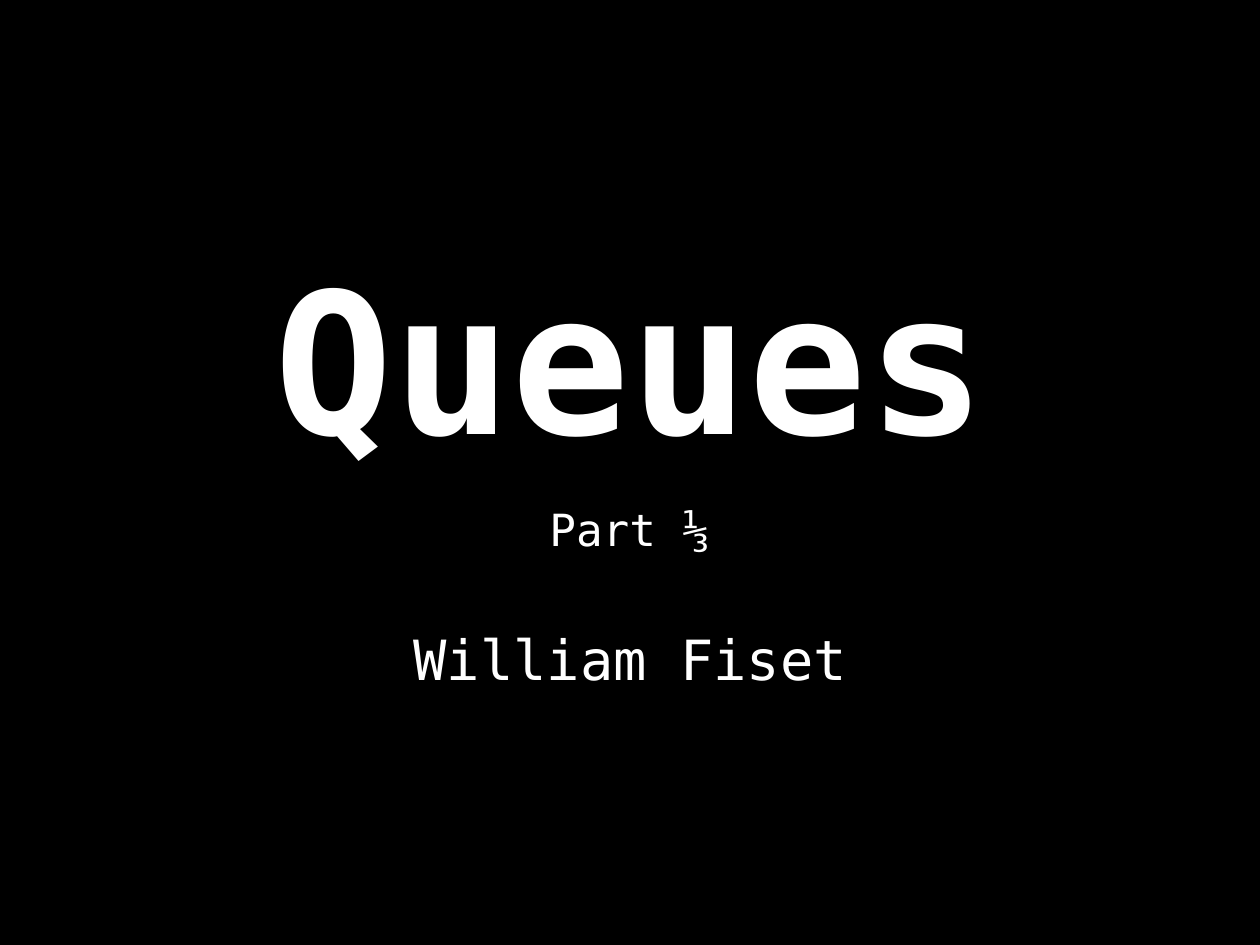
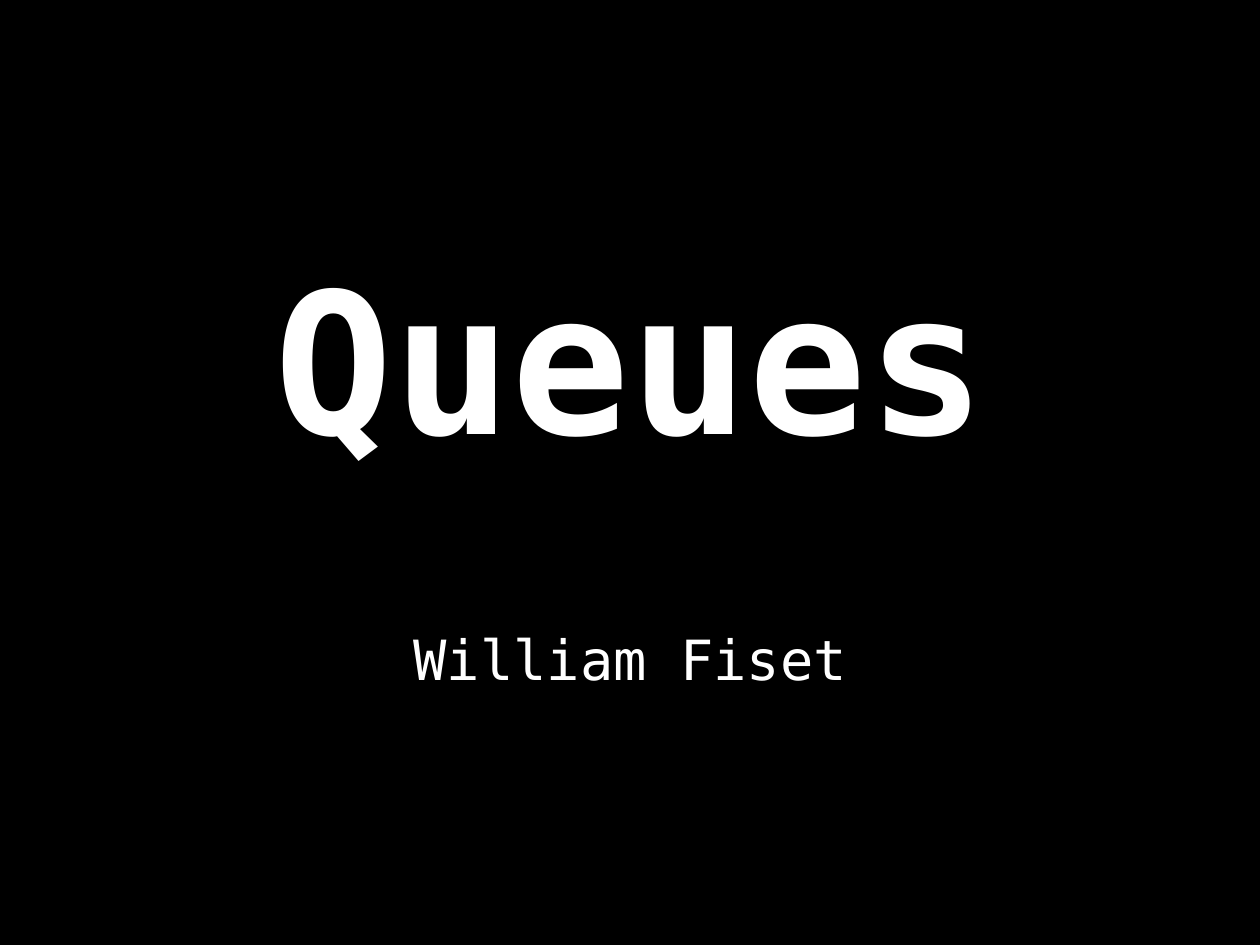
Before and after one commit to williamfiset/DEPRECATED-data-structures, a slide deck: slide 1 of Queue/presentation/Queue.pptx. Drawn at 1260x945 pixels with LibreOffice and Linux fonts; fonts in the diff are those of the drawing. Boxes give left, top, right and bottom in pixels: in the first picture for what was removed or moved away, otherwise in the second. Text is boxed around its words. In the diff, an @@ line names an element or a change of style, - is before the commit and + after.

Commit message:
Updated Queue slides

```diff
--- a/Queue/presentation/Queue.pptx
+++ b/Queue/presentation/Queue.pptx
@@ text removed at (549,511,710,552) @@
-Part ⅓
```
Also in this commit, not shown: 1 slide added, 7 slides removed, 2 other files.
